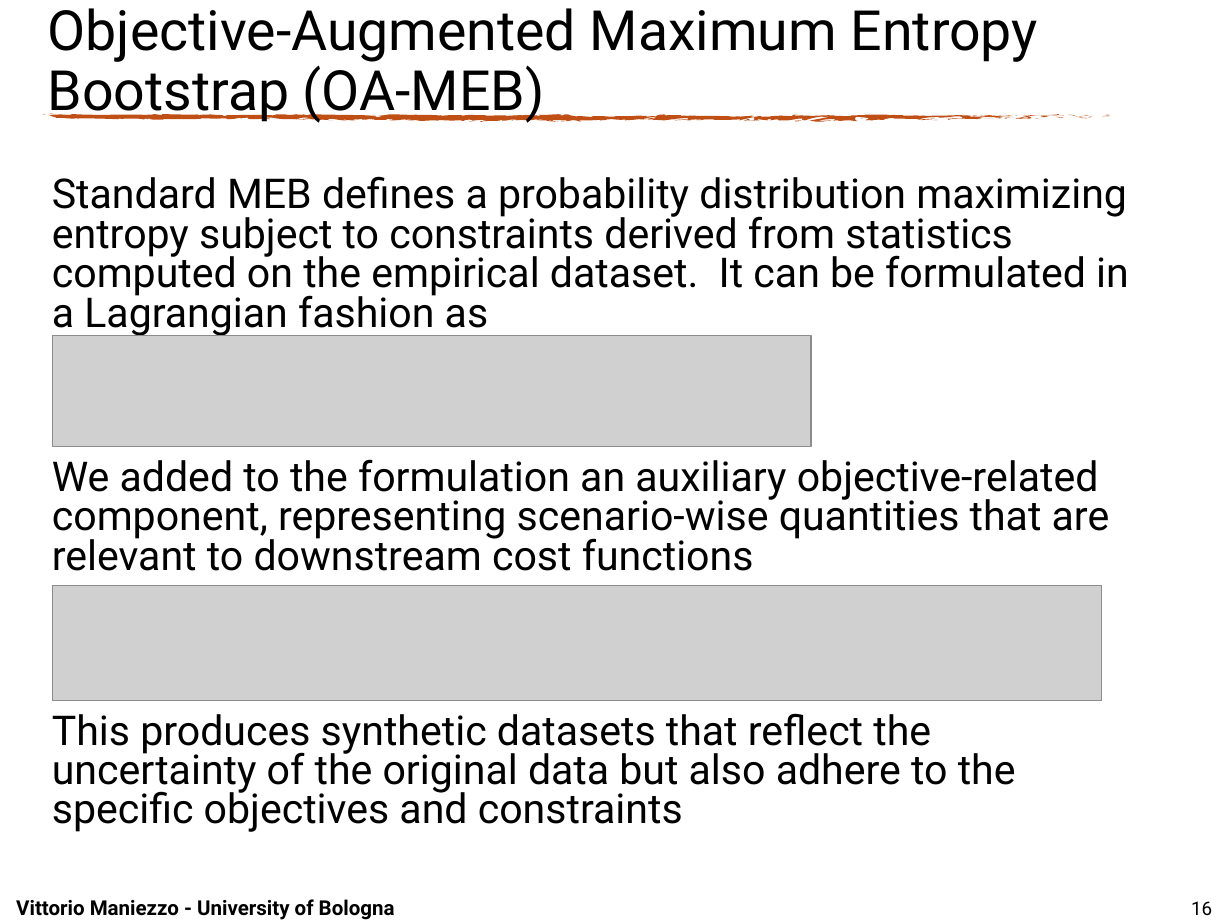
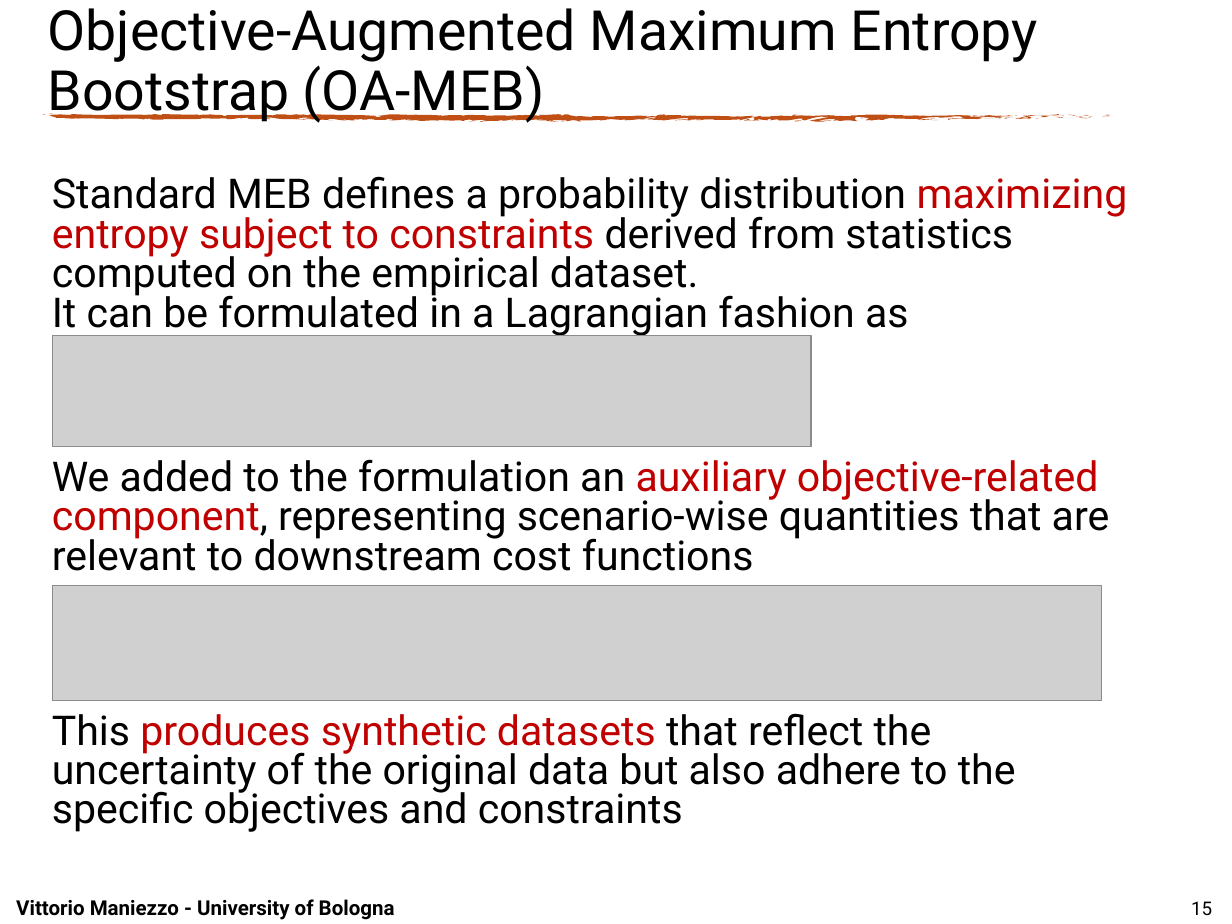
Before and after one commit to maniezzo/GDOforecast, a slide deck: slide 15 of doc/IFORS2026/Ifors_PPT_BESO.pptx (slide 16 before the commit). Drawn at 1232x924 pixels with LibreOffice and Linux fonts; fonts in the diff are those of the drawing; grey boxes stand for pictures; background and template pictures are left out. Boxes give left, top, right and bottom in pixels: in the first picture for what was removed or moved away, otherwise in the second. Text is boxed around its words. In the diff, an @@ line names an element or a change of style, - is before the commit and + after.

```diff
--- a/doc/IFORS2026/Ifors_PPT_BESO.pptx
+++ b/doc/IFORS2026/Ifors_PPT_BESO.pptx
@@ text at (52, 176, 1128, 337): text changed @@
-Standard MEB defines a probability distribution maximizing entropy subject to constraints derived from statistics computed on the empirical dataset. It can be formulated in a Lagrangian fashion as
+Standard MEB defines a probability distribution maximizing entropy subject to constraints derived from statistics computed on the empirical dataset.
+It can be formulated in a Lagrangian fashion as
@@ text at (52, 459, 1110, 832): text colour #000000 to #C00000 in "auxiliary objective-related component,", "produces synthetic datasets" @@
@@ page number at (1191, 901, 1212, 915): text changed @@
-16
+15
```
Also in this commit, not shown: 6 other slides changed, 1 slide removed, 3 other files.
